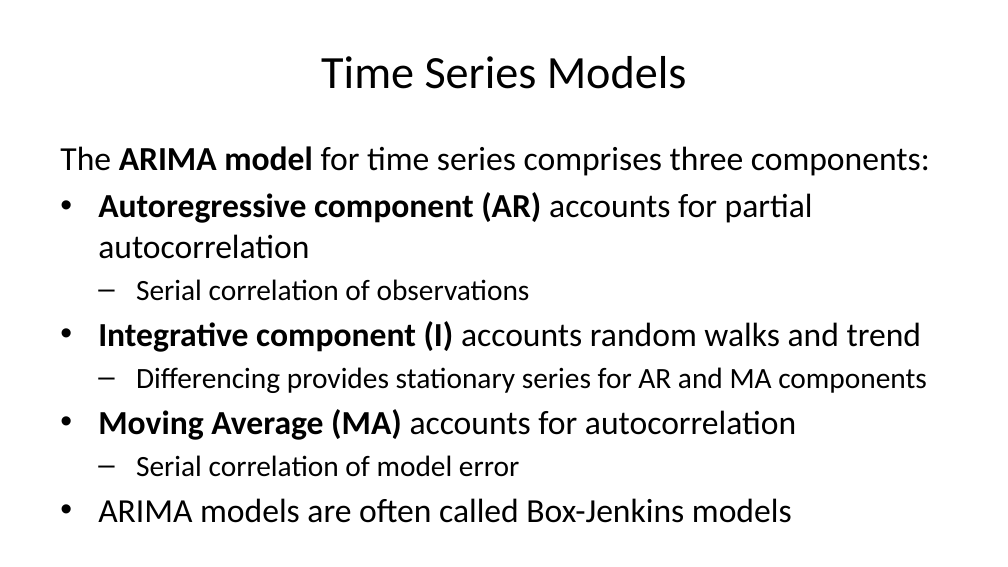
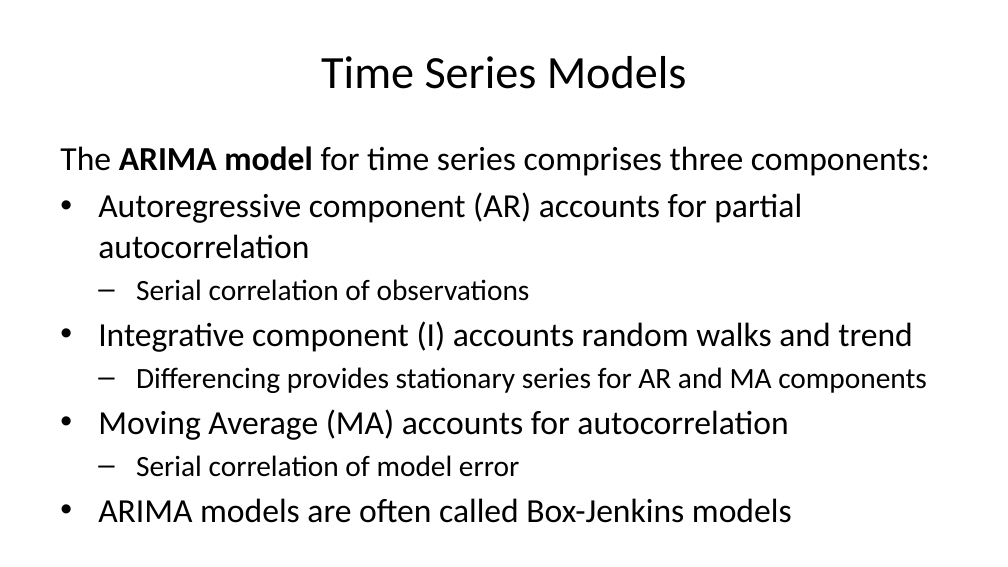
Before and after one commit to StephenElston/CSCI-E-83, a slide deck: slide 9 of LectureSlides/12_IntroductionToTimeSeriesForecasting.pptx (slide 8 before the commit). Drawn at 1008x567 pixels with LibreOffice and Linux fonts; fonts in the diff are those of the drawing. Boxes give left, top, right and bottom in pixels: in the first picture for what was removed or moved away, otherwise in the second. Text is boxed around its words. In the diff, an @@ line names an element or a change of style, - is before the commit and + after.

```diff
--- a/LectureSlides/12_IntroductionToTimeSeriesForecasting.pptx
+++ b/LectureSlides/12_IntroductionToTimeSeriesForecasting.pptx
@@ text at <box>98,192,912,440</box>: bold off in "Autoregressive component (AR)", "Integrative component (I)", "Moving Average (MA)" @@
```
Also in this commit, not shown: 11 other slides changed, 11 slides added.
